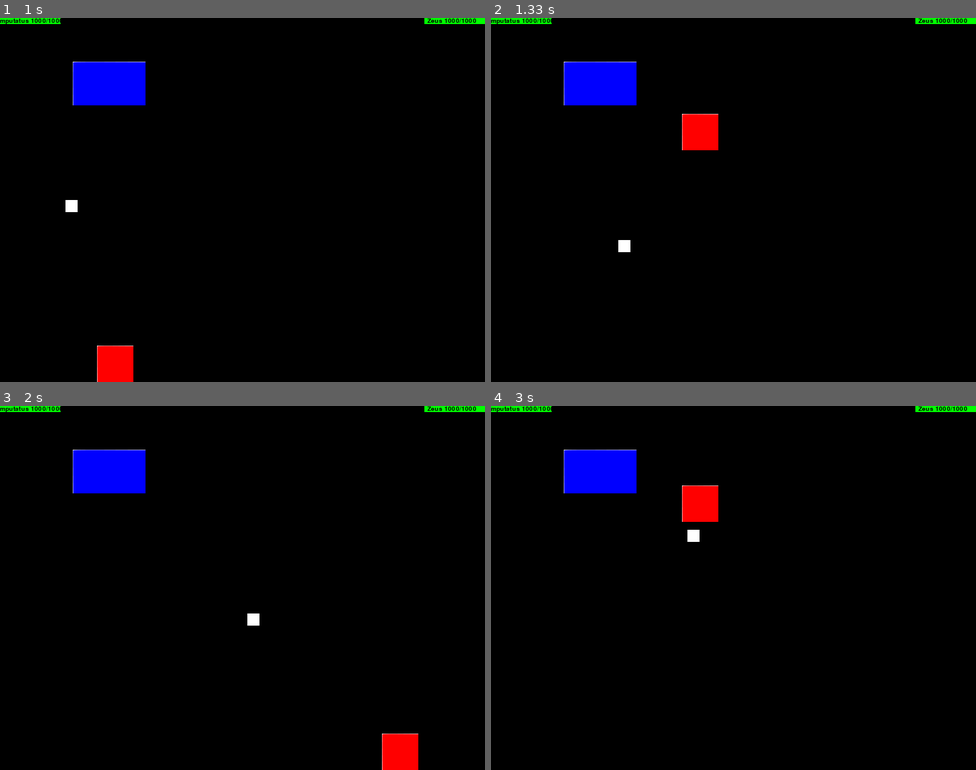
Above: before the commit, frames 1-4 (two rows, left to right).
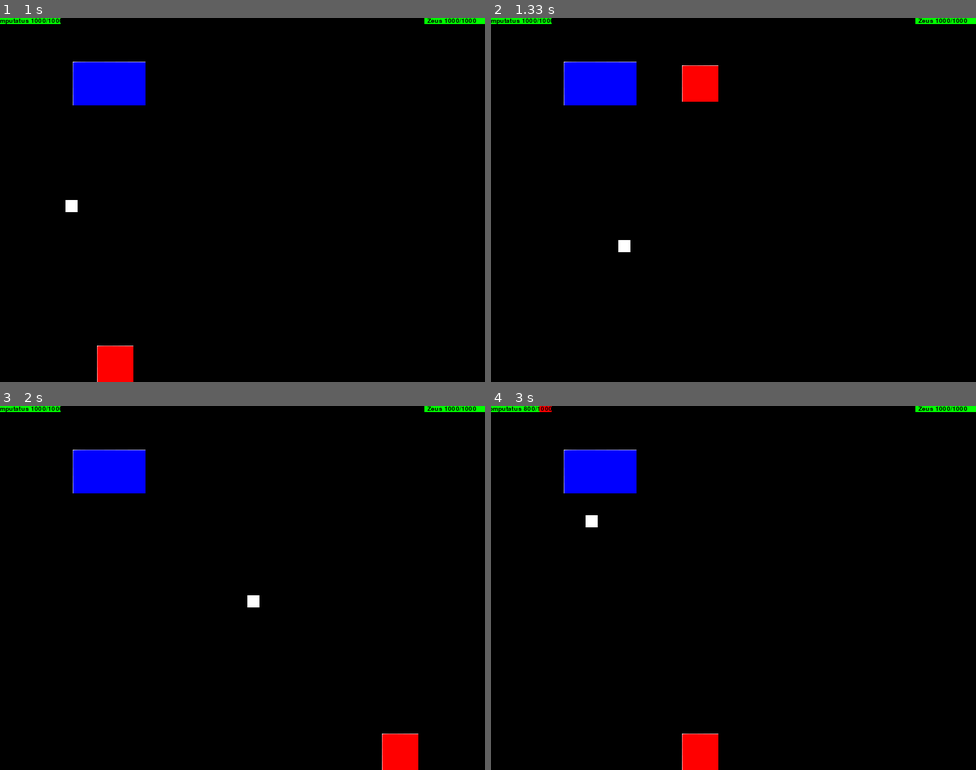
Above: after the commit, the same moments.

Repository: RodrigoSdeCarvalho/Project-Zeus-Pygame
Game: pygame game, started from prototipo/Game.py
The game is run twice, just before and just after one commit, with the same random seed, the same clock (stepped at 60 frames per second) and the same inputs.
Inputs (mouse positions are in pixels of both pictures, inside the frame that each line leads up to):
- Up to frame 1 (1 s): click "Play" at 0.38 s; hold E from 0.67 s (still down); hold D from 0.67 s (still down); move the mouse to (223, 214) at 0.7 s
- Up to frame 2 (1.33 s): release E at 1.13 s; release D at 1.13 s; hold D from 1.17 s (still down); tap Space at 1.23 s
- Up to frame 3 (2 s): tap Space at 1.53, 1.73 s; release D at 1.63 s; hold D from 1.67 s (still down)
- Up to frame 4 (3 s): tap Space at 2.03, 2.23, 2.53, 2.8 s; release D at 2.13 s; hold A 2.17-2.7 s; hold A from 2.73 s (still down)

Frame 1 is identical in both runs. In frame 2, 1.5% of the frame differs, in the area x 39-47%, y 13-37%; in frame 3, 0.2%; in frame 4, 1.8%, in the area x 0-47%, y 0-100%.

Commit message:
Increasing thunder spawn time

Diff:
--- a/prototipo/GameLogic/Stage/Stage.py
+++ b/prototipo/GameLogic/Stage/Stage.py
@@ -7,6 +7,7 @@
 from GameLogic.Characters.Minion import Minion
 from GameLogic.Stage.Platform import Platform
 from GameLogic.Stage.Map import Map
+from time import sleep
 
 #O int do level vai ser o index da lista com os objetos de Player, Boss etc, pois cada
 #fase tem esses objetos diferentes.
@@ -26,14 +27,14 @@
         self.__index = self.__level - 1
 
         self.__skills = [Skill("hit", 10, '', Player.x_position, Player.y_position, 0, 0),
-                            Skill("thunder", 100, '', 0, 0, 20, 20)]
+                            Skill("thunder", 200, '', 0, 0, 20, 20)]
 
         self.__weapons = []
 
         self.__minions = []
 
         self.__players = [Player("Computatus", ["prototipo\Images\square.png"], 1000,
-                                 1000, 0, 540, 60, 60, 5, 13, self.skills[0],
+                                 1000, 0, 540, 60, 60, 5, 14, self.skills[0],
                                  Weapon(10, ''), 100, 100, 0, surface)]
 
         '''Adicionar mais players  aqui'''
@@ -195,7 +196,7 @@
                 player.speed = 10
 
             if keys[pygame.K_e]:
-                if self.collision(player, boss):
+                if self.collision(player, boss) and player.health > 0:
                     player.skill.attack(boss)
 
             if not (jumping):
@@ -215,18 +216,19 @@
             if boss.health > 0:
                 self.draw_boss(boss)
                 if player.health > 0:
-                    if clock % (60 * 3) and boss_skill_run == True:
+                    if boss_skill_run and clock % (60 * 4):
                         self.draw_skill(boss.skill, boss.skill.x_position, boss.skill.y_position)
                         boss.skill.move(player)
                         if self.collision(boss.skill, player):
                             boss.skill.attack(player)
                             boss_skill_run = False
                     else:
-                        boss_skill_run = True
-                        clock = 0
                         boss.skill.x_position = boss.x_position
                         boss.skill.y_position = boss.y_position + boss.hitbox_y
 
+                        if clock % (60) == 0:
+                            clock = 0
+                            boss_skill_run = True
 
             if player.health > 0:
                 self.draw_player(player)
